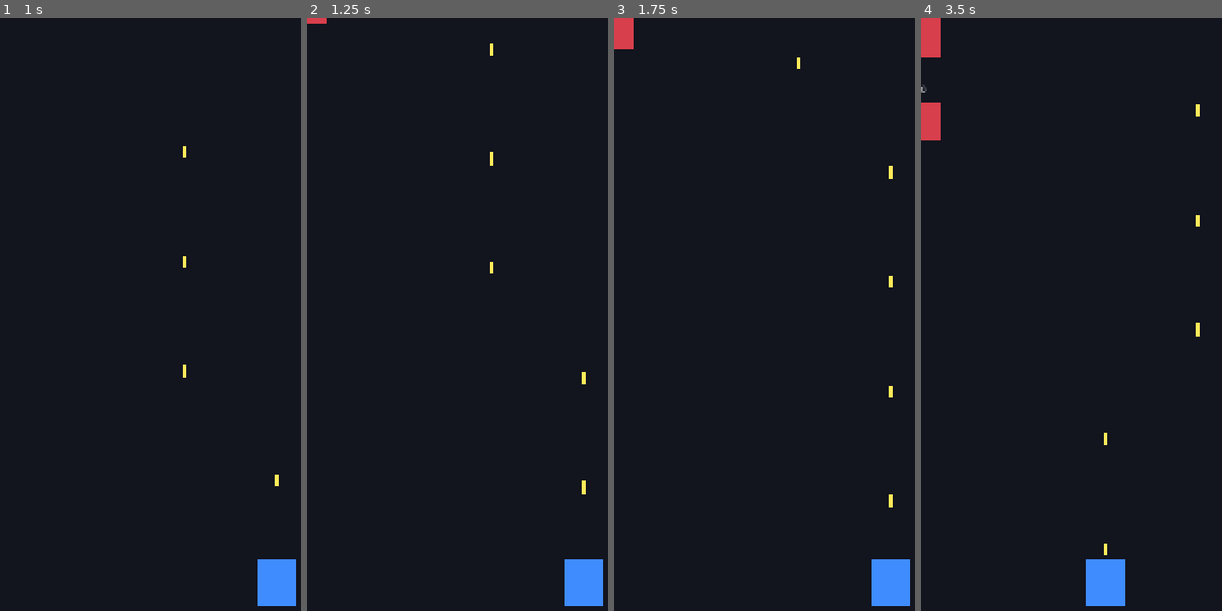
Above: before the commit, frames 1-4 (left to right).
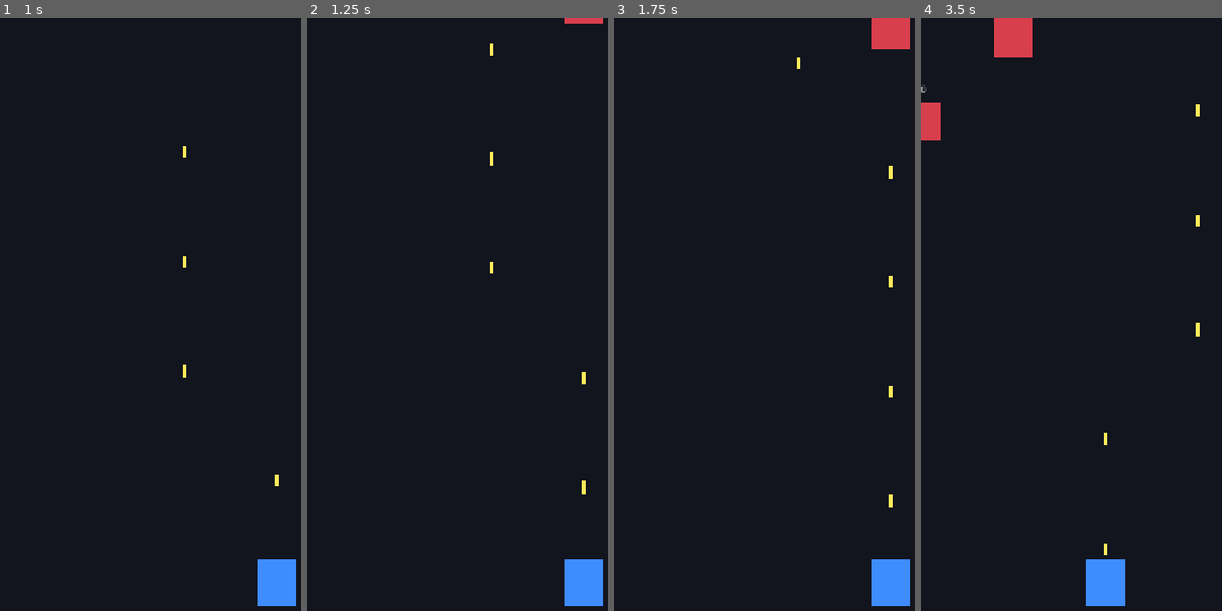
Above: after the commit, the same moments.

Repository: ScriptByFei/kernwerk-godot
Game: Godot game, scene res://scenes/game/game.tscn
Same seed, same stepped clock (60 frames per second), same inputs: the game is played once before the commit and once after it.
Inputs (mouse positions are in pixels of both pictures, inside the frame that each line leads up to):
- Up to frame 1 (1 s): tap Enter at 0.5 s; move the mouse to (264, 314) at 0.52 s; hold D (lane_right) from 0.53 s (still down); hold 1 (lane_1) from 0.53 s (still down); click (264, 314) at 0.67 s
- Up to frame 2 (1.25 s): keep holding D (lane_right); keep holding 1 (lane_1)
- Up to frame 3 (1.75 s): release D (lane_right) at 1.25 s; release 1 (lane_1) at 1.25 s; tap Space at 1.25 s; drag from (725, 379) to (779, 480) at 1.27 s
- Up to frame 4 (3.5 s): move the mouse to (1143, 201) at 2.02 s; hold D (lane_right) 2.03-2.75 s; hold 3 (lane_3) 2.03-2.75 s; drag from (1086, 480) to (996, 249) at 2.77 s

Frame 1 is identical in both runs. In frame 2, 0.2% of the frame differs, in the area x 0-99%, y 0-1%; in frame 3, 1.0%; in frame 4, 1.3%, in the area x 0-38%, y 0-7%.

Commit message:
fix: enemy spawn position after add_child (viewport rect unavailable before)

Diff:
--- a/scripts/managers/spawn_manager.gd
+++ b/scripts/managers/spawn_manager.gd
@@ -33,9 +33,10 @@
 	var speed := 150.0 * difficulty
 	var lane := randi_range(0, GameConfig.LANE_COUNT - 1)
 	enemy.configure(lane, hp, speed)
-	# Spawn: leicht über dem oberen Rand
+	_world.add_child(enemy)
+	# Spawn-Position NACH add_child setzen — erst im Baum ist das Viewport-Rect
+	# verfügbar (davor liefert lane_x_now() 0 → Gegner klebten am linken Rand).
 	enemy.position = Vector2(enemy.lane_x_now(), -80.0)
-	_world.add_child(enemy)
 	enemy.enemy_killed.connect(_on_enemy_killed)
 	enemy_spawned.emit(enemy)
 
Not shown, changed: index.pck
